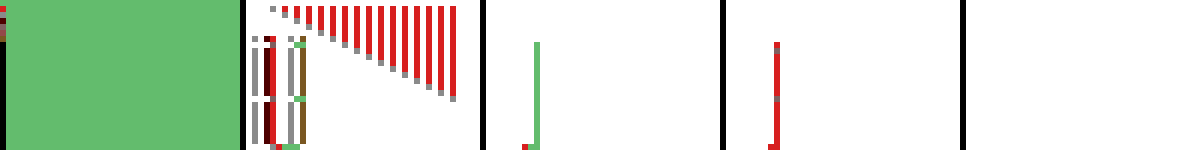
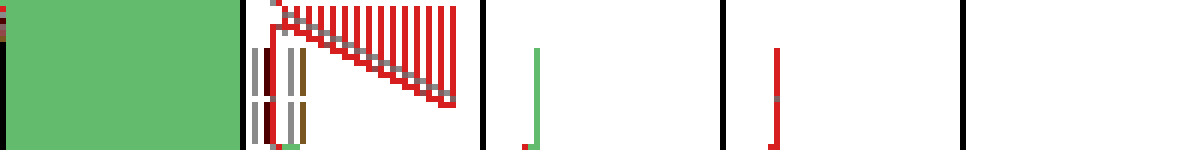
Layers edited between the first and the second 1200×150 image:
painted on "structure.png" over [252,0,780,108]
